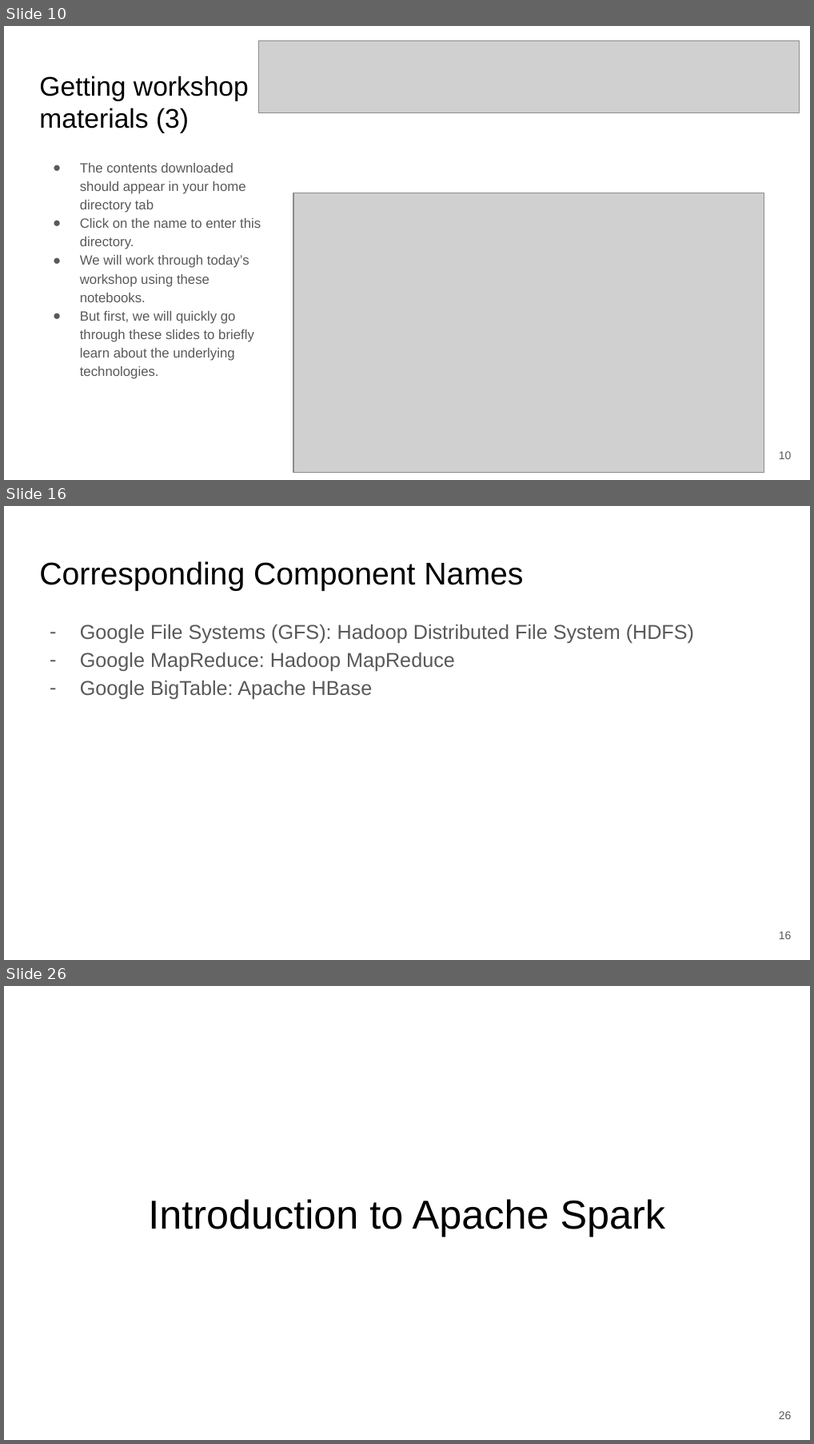
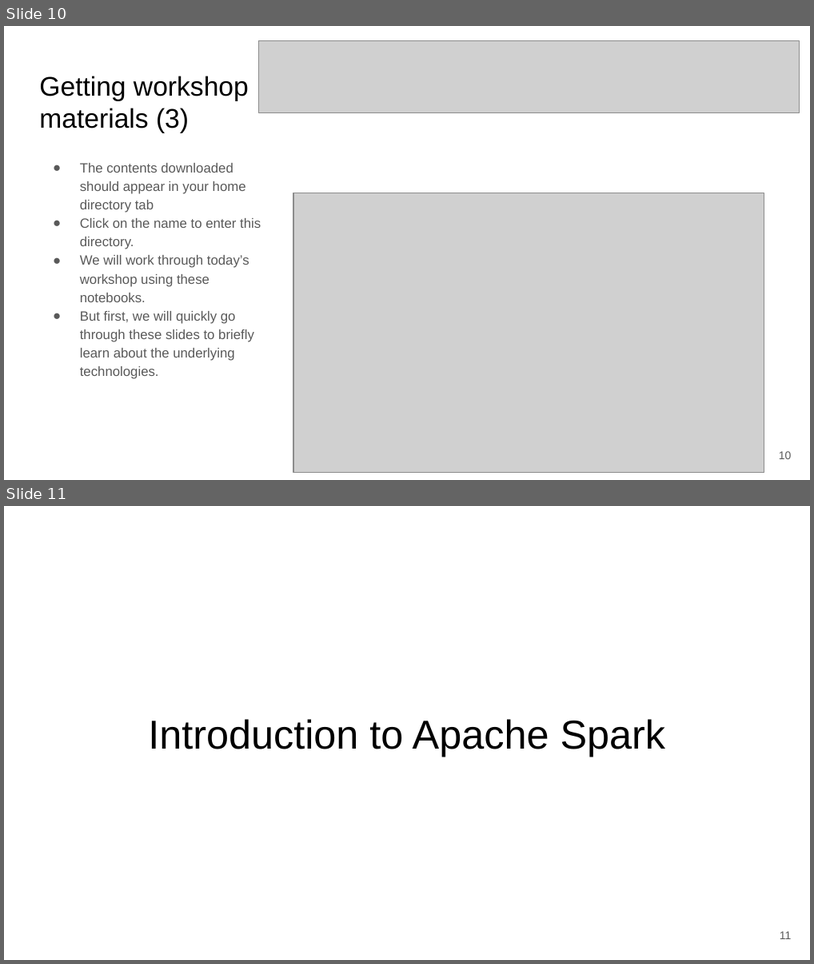
Before and after one commit to clemsonciti/workshop-python-intro-to-spark, a slide deck: Getting_started.pptx. Shown one above the other, each under a label of ours: slides 10, 16 and 26 before the commit, slides 10 and 11 after it; the slides between them are not shown. The pictures are 814x1444 and 814x964 pixels, drawn with LibreOffice and Linux fonts; fonts in the diff are those of the drawing; grey boxes stand for pictures. Boxes give left, top, right and bottom in pixels: in the first picture for what was removed or moved away, otherwise in the second. Text is boxed around its words. In the diff, an @@ line names an element or a change of style, - is before the commit and + after.

```diff
--- a/Getting_started.pptx
+++ b/Getting_started.pptx
@@ slide 16 removed at [4, 506, 810, 960], background #FFFFFF @@
@@ title removed at [39, 561, 523, 591] @@
-Corresponding Component Names
@@ text removed at [80, 624, 694, 699] @@
-– Google File Systems (GFS): Hadoop Distributed File System (HDFS)
-– Google MapReduce: Hadoop MapReduce
-– Google BigTable: Apache HBase
@@ page number removed at [779, 931, 792, 939] @@
-16
@@ what was slide 26 is now slide 11 @@
@@ page number at [780, 931, 791, 939]: text changed @@
-26
+11
```
Also in this commit, not shown: 1 slide changed, 14 other slides removed.
